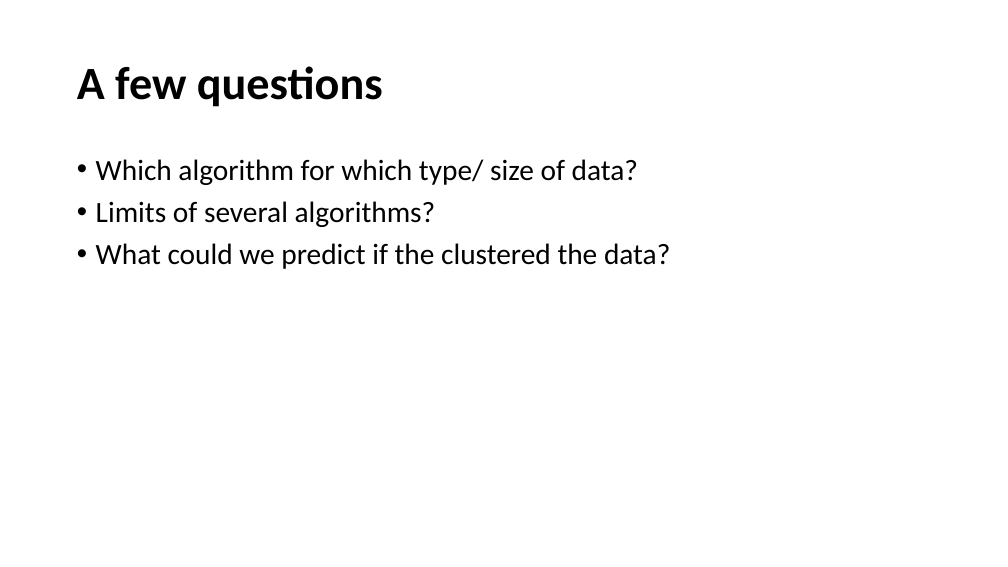
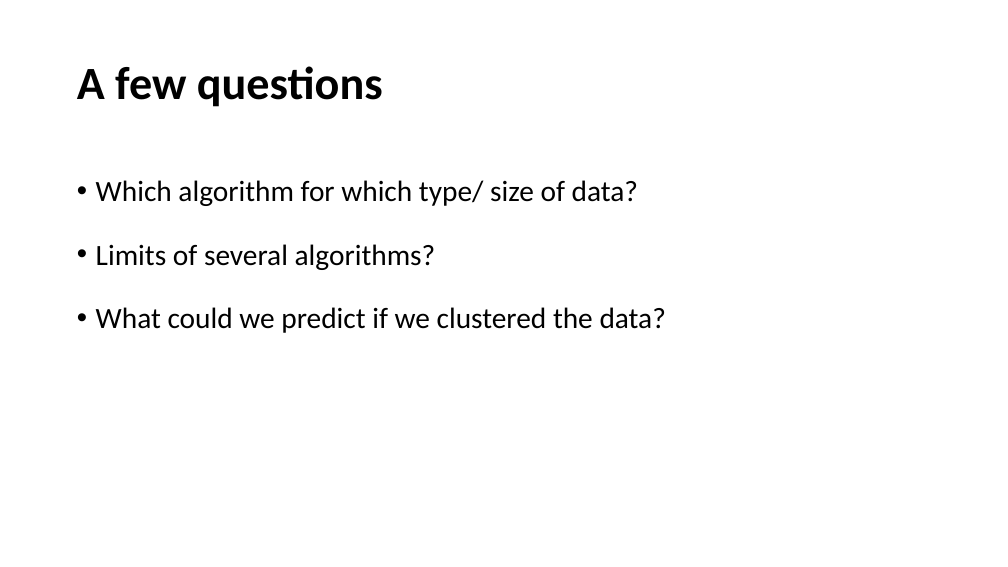
Before and after one commit to datascience-mobi/group-01-project-4-1, a slide deck: slide 6 of K-means clustering.pptx (slide 2 before the commit). Drawn at 1008x567 pixels with LibreOffice and Linux fonts; fonts in the diff are those of the drawing. Boxes give left, top, right and bottom in pixels: in the first picture for what was removed or moved away, otherwise in the second. Text is boxed around its words. In the diff, an @@ line names an element or a change of style, - is before the commit and + after.

```diff
--- a/K-means clustering.pptx
+++ b/K-means clustering.pptx
@@ text at (x1=96, y1=180, x2=638, y2=270): line spacing 0.9 to 1.5 @@
@@ text at (x1=96, y1=307, x2=666, y2=333): text changed @@
-• What could we predict if the clustered the data?
+• What could we predict if we clustered the data?
```
Also in this commit, not shown: 1 other slide changed, 2 slides added.
